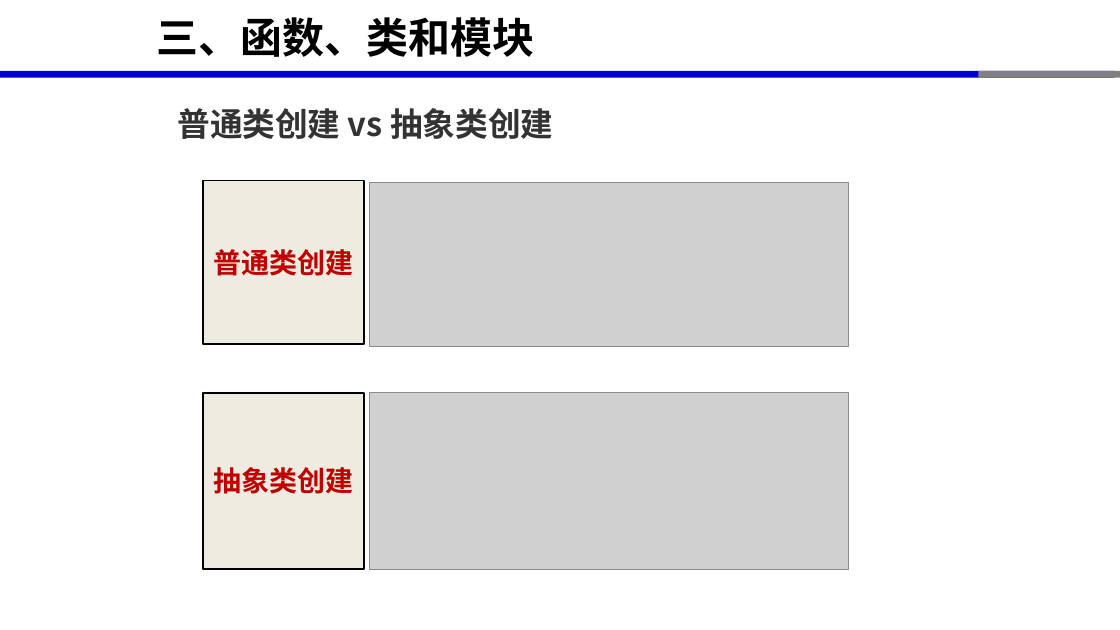
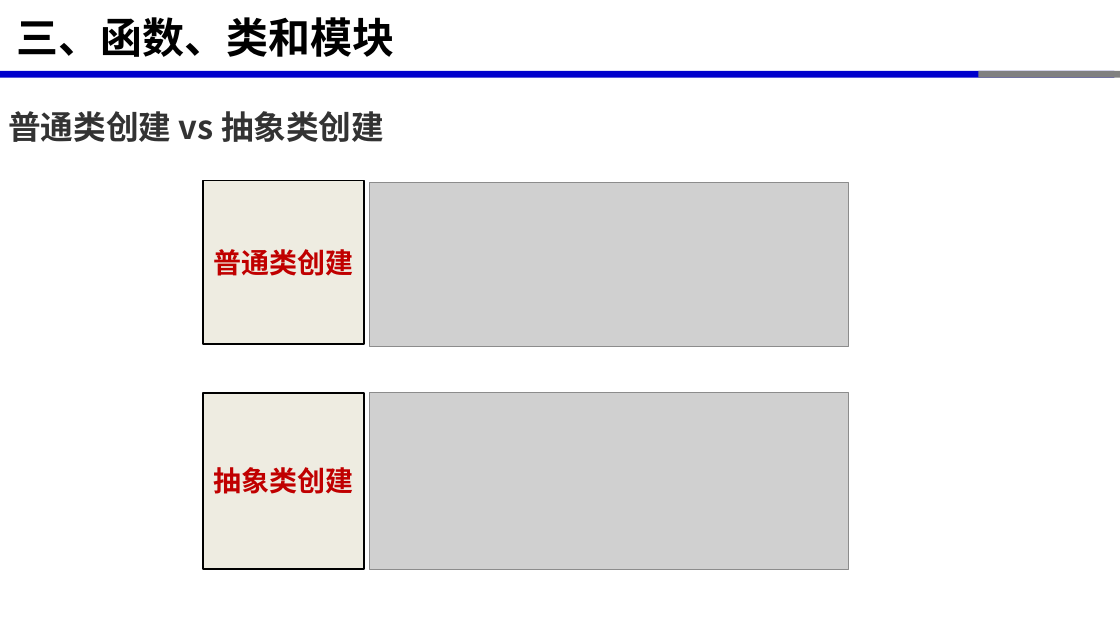
Before and after one commit to xinluo2018/programming-basics, a slide deck: slide 21 of 第6章-面向对象程序设计/第6章-面向对象程序设计.pptx. Drawn at 1120x630 pixels with LibreOffice and Linux fonts; fonts in the diff are those of the drawing; grey boxes stand for pictures. Boxes give left, top, right and bottom in pixels: in the first picture for what was removed or moved away, otherwise in the second. Text is boxed around its words. In the diff, an @@ line names an element or a change of style, - is before the commit and + after.

```diff
--- a/第6章-面向对象程序设计/第6章-面向对象程序设计.pptx
+++ b/第6章-面向对象程序设计/第6章-面向对象程序设计.pptx
@@ title "三、函数、类和模块": place and size @@
-title "三、函数、类和模块" at [157,17,535,57]
+title "三、函数、类和模块" at [17,17,395,57]
@@ text "普通类创建 vs 抽象类创建": place and size @@
-text "普通类创建 vs 抽象类创建" at [177,108,553,139]
+text "普通类创建 vs 抽象类创建" at [8,111,384,142]
```
Also in this commit, not shown: 15 other slides changed, 1 slide added, 4 other files.
